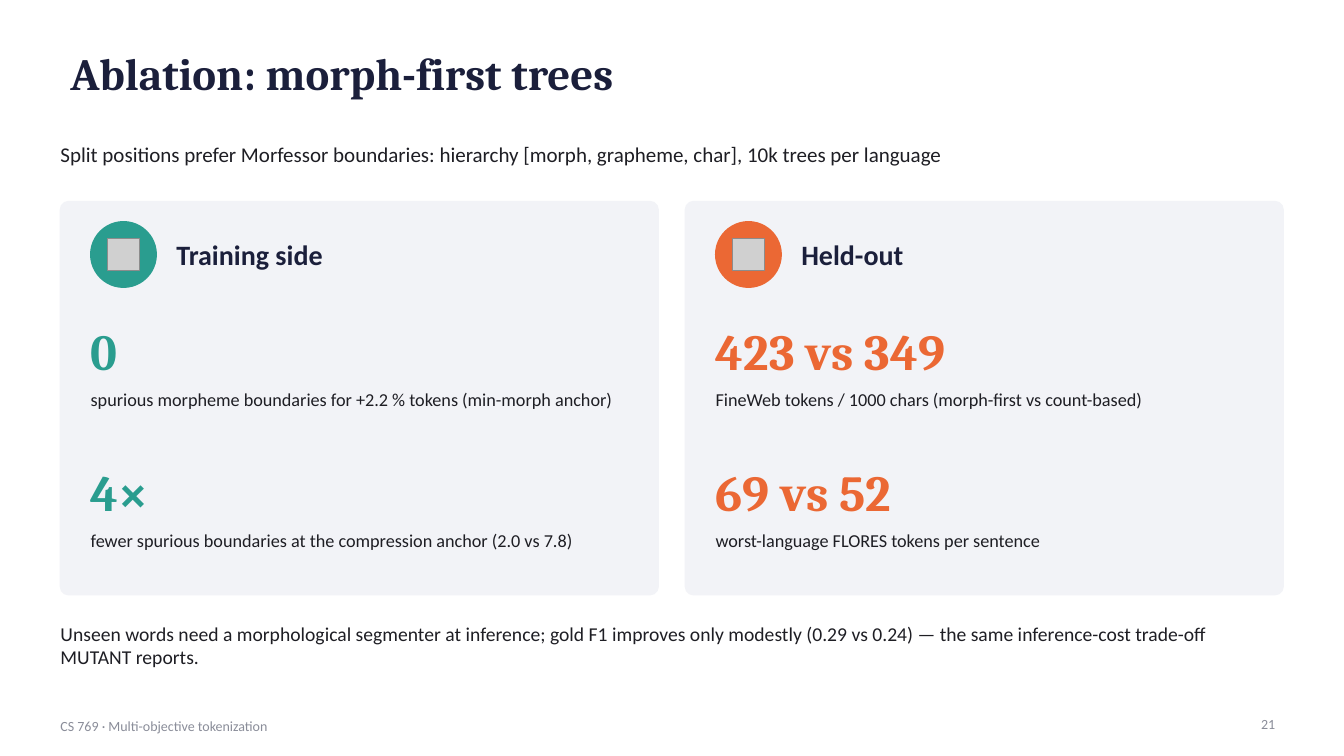
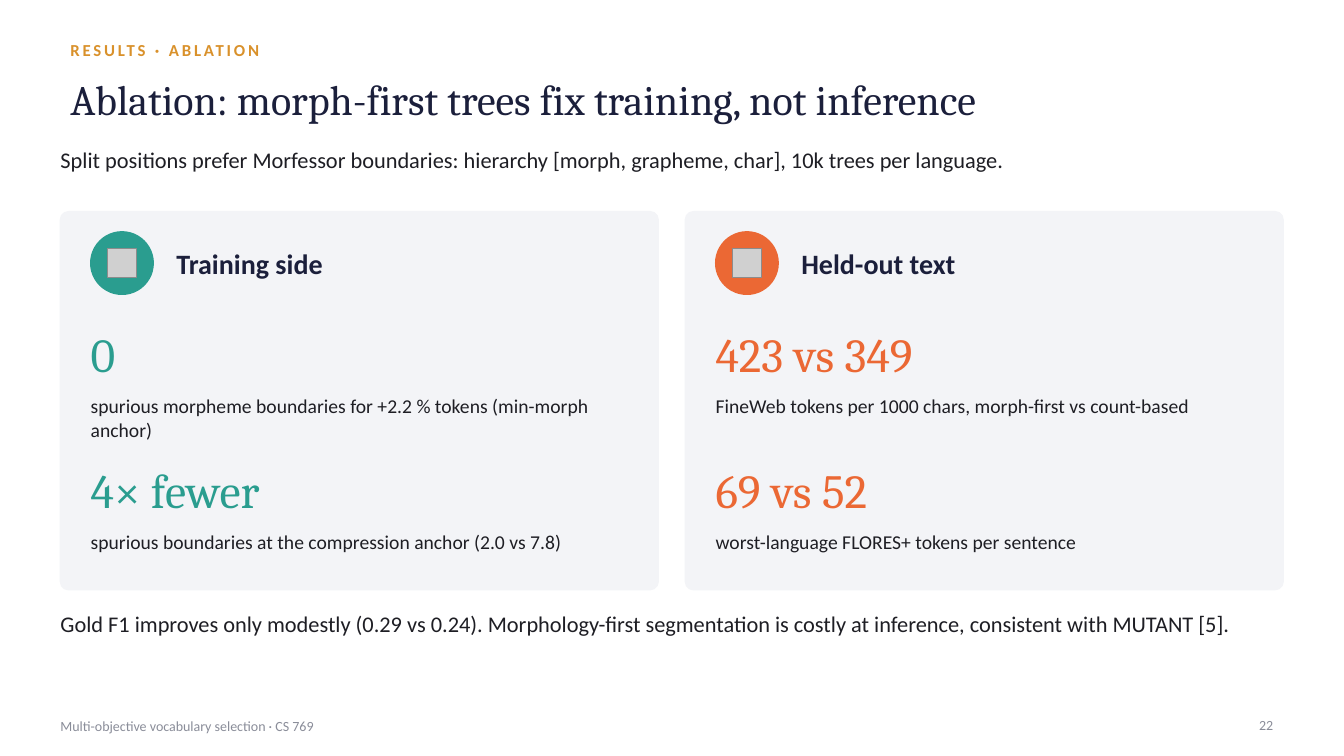
Before and after one commit to n6m9n/769, a slide deck: slide 22 of report/presentation.pptx (slide 21 before the commit). Drawn at 1344x756 pixels with LibreOffice and Linux fonts; fonts in the diff are those of the drawing; grey boxes stand for pictures. Boxes give left, top, right and bottom in pixels: in the first picture for what was removed or moved away, otherwise in the second. Text is boxed around its words. In the diff, an @@ line names an element or a change of style, - is before the commit and + after.

```diff
--- a/report/presentation.pptx
+++ b/report/presentation.pptx
@@ text added at [60,34,1284,65], 12 pt, text #D9912B, bold @@
+RESULTS · ABLATION
@@ title at [70,85,976,125]: text changed; size 32 to 30 pt; bold off @@
-Ablation: morph-first trees
+Ablation: morph-first trees fix training, not inference
@@ text "Split positions prefer Morfessor boundaries: ..." at [60,151,1003,172]: vertical alignment middle to top @@
@@ text at [60,151,1003,172]: text changed; size 15 to 16 pt @@
-Split positions prefer Morfessor boundaries: hierarchy [morph, grapheme, char], 10k trees per language
+Split positions prefer Morfessor boundaries: hierarchy [morph, grapheme, char], 10k trees per language.
@@ rounded rectangle: place and size @@
-rounded rectangle at [60,202,658,595]
+rounded rectangle at [60,212,658,590]
@@ rounded rectangle at [60,212,658,590]: fill #F2F3F7 to #F3F4F7; outline #F2F3F7 1 pt to #F3F4F7 1 pt @@
@@ rounded rectangle at [686,212,1284,590]: fill #F2F3F7 to #F3F4F7; outline #F2F3F7 1 pt to #F3F4F7 1 pt @@
@@ rounded rectangle: place and size @@
-rounded rectangle at [686,202,1284,595]
+rounded rectangle at [686,212,1284,590]
@@ 2 pictures, 2 ellipses, 1 text: place and size @@
-2 pictures, 2 ellipses, 1 text at [91,222,781,287]
+2 pictures, 2 ellipses, 1 text at [91,232,778,294]
@@ text at [801,254,956,274]: text changed @@
-Held-out
+Held-out text
@@ size 36 to 34 pt, bold off in 3 elements at [716,476,867,509], [91,340,116,373], [716,339,913,373] @@
@@ text "spurious morpheme boundaries for +2.2 ..." at [91,399,588,440]: size 13 to 14 pt @@
@@ text at [716,399,1188,416]: text changed; size 13 to 14 pt @@
-FineWeb tokens / 1000 chars (morph-first vs count-based)
+FineWeb tokens per 1000 chars, morph-first vs count-based
@@ text at [91,474,260,509]: text changed; size 36 to 34 pt; bold off @@
-4×
+4× fewer
@@ text at [91,535,561,552]: text changed; size 13 to 14 pt @@
-fewer spurious boundaries at the compression anchor (2.0 vs 7.8)
+spurious boundaries at the compression anchor (2.0 vs 7.8)
@@ text at [716,535,1076,553]: text changed; size 13 to 14 pt @@
-worst-language FLORES tokens per sentence
+worst-language FLORES+ tokens per sentence
@@ text "Gold F1 improves only modestly ..." at [60,615,1229,636]: vertical alignment middle to top @@
@@ text at [60,615,1229,636]: text changed; size 14 to 16 pt @@
-Unseen words need a morphological segmenter at inference; gold F1 improves only modestly (0.29 vs 0.24) — the same inference-cost trade-off MUTANT reports.
+Gold F1 improves only modestly (0.29 vs 0.24). Morphology-first segmentation is costly at inference, consistent with MUTANT [5].
@@ text at [60,721,313,733]: text changed @@
-CS 769 · Multi-objective tokenization
+Multi-objective vocabulary selection · CS 769
@@ page number added at [1259,721,1273,730], 10 pt, text #8A8D99 @@
+22
@@ page number removed at [1261,720,1275,729] @@
-21
```
Also in this commit, not shown: 17 other slides changed, 19 slides added, 13 slides removed, 18 other files.
